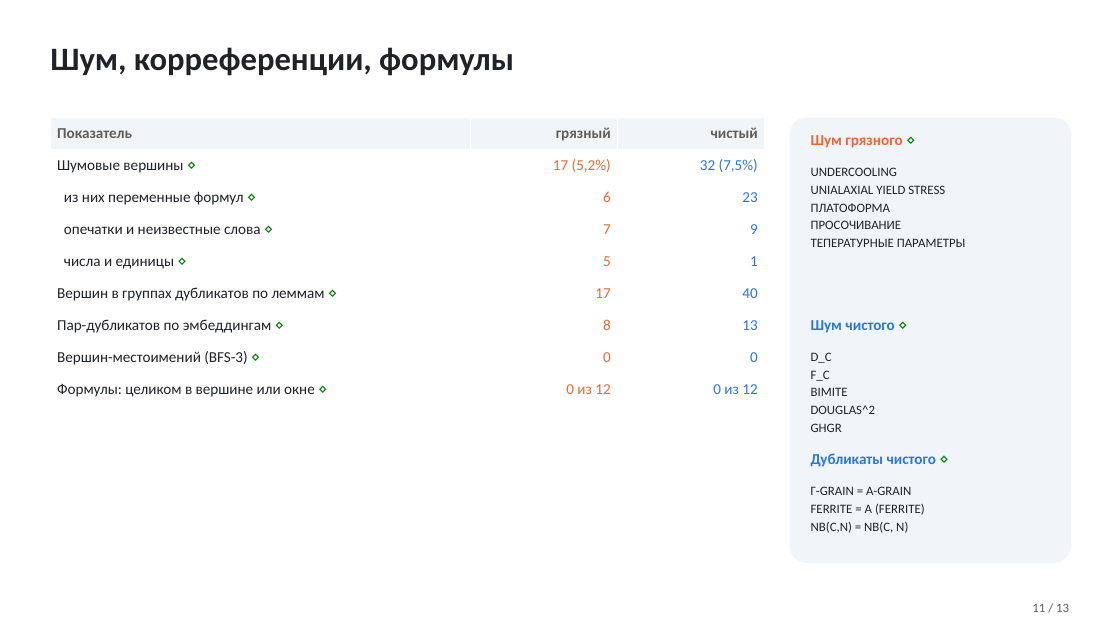
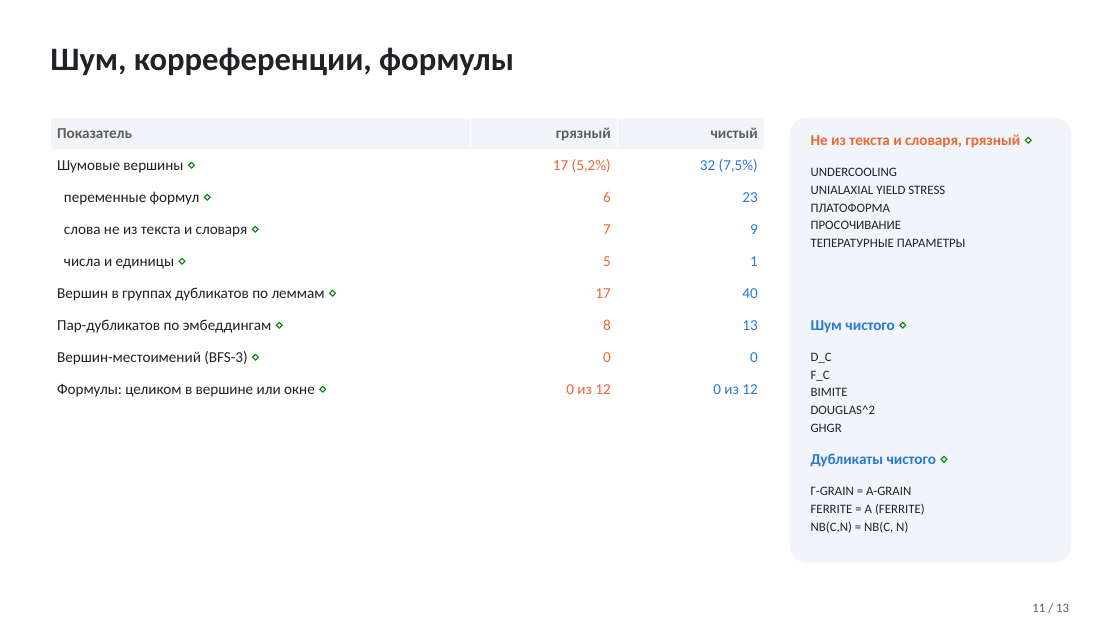
Before and after one commit to TeaDove/mam-26-1, a slide deck: slide 11 of 1-graph/lab-2/results/presentation.pptx. Drawn at 1120x630 pixels with LibreOffice and Linux fonts; fonts in the diff are those of the drawing. Boxes give left, top, right and bottom in pixels: in the first picture for what was removed or moved away, otherwise in the second. Text is boxed around its words. In the diff, an @@ line names an element or a change of style, - is before the commit and + after.

```diff
--- a/1-graph/lab-2/results/presentation.pptx
+++ b/1-graph/lab-2/results/presentation.pptx
@@ table at (50, 118, 765, 405) @@
-row 3, column 1: из них переменные формул ⋄
+row 3, column 1: переменные формул ⋄
-row 4, column 1: опечатки и неизвестные слова ⋄
+row 4, column 1: слова не из текста и словаря ⋄
@@ text at (811, 134, 1020, 148): text changed @@
-Шум грязного ⋄
+Не из текста и словаря, грязный ⋄
```
Also in this commit, not shown: 5 other slides changed, 9 other files.
